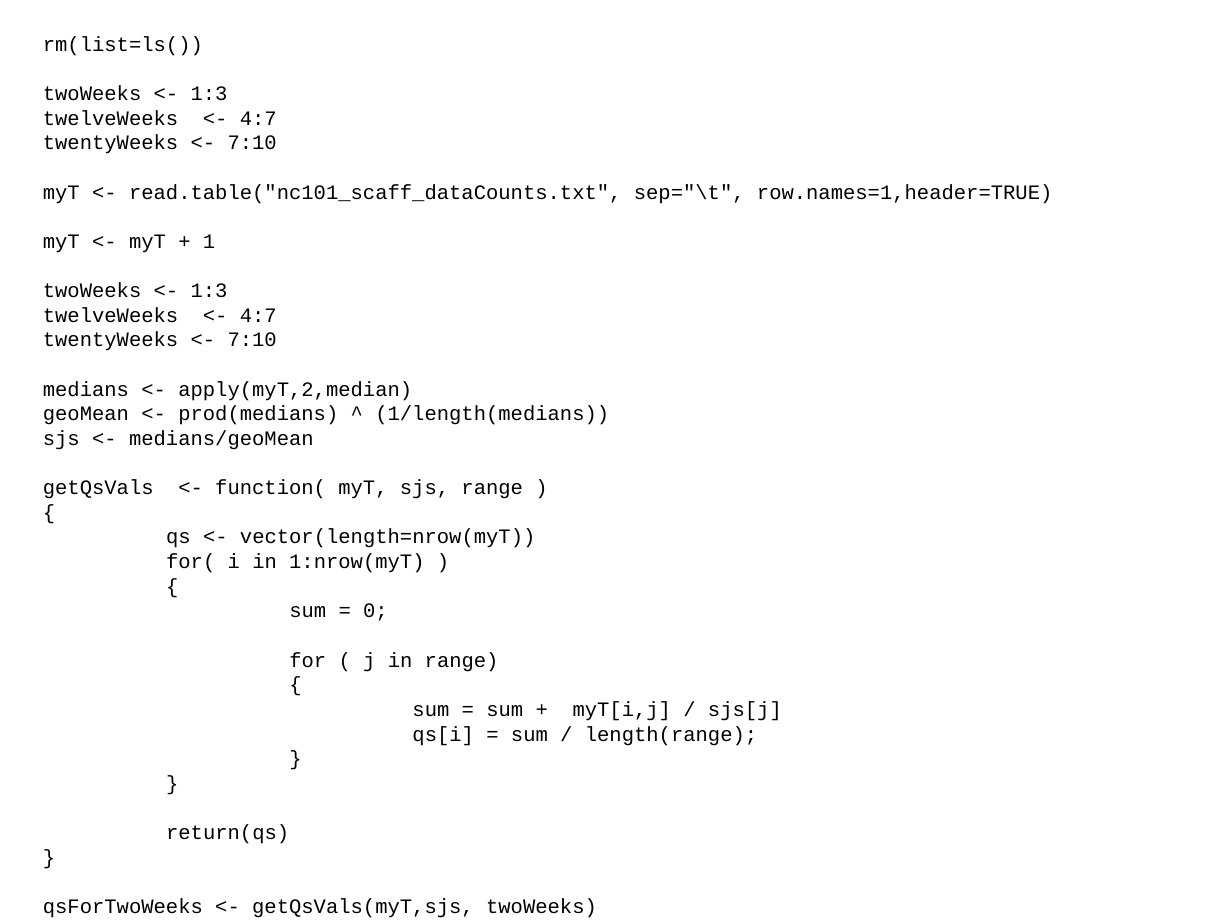
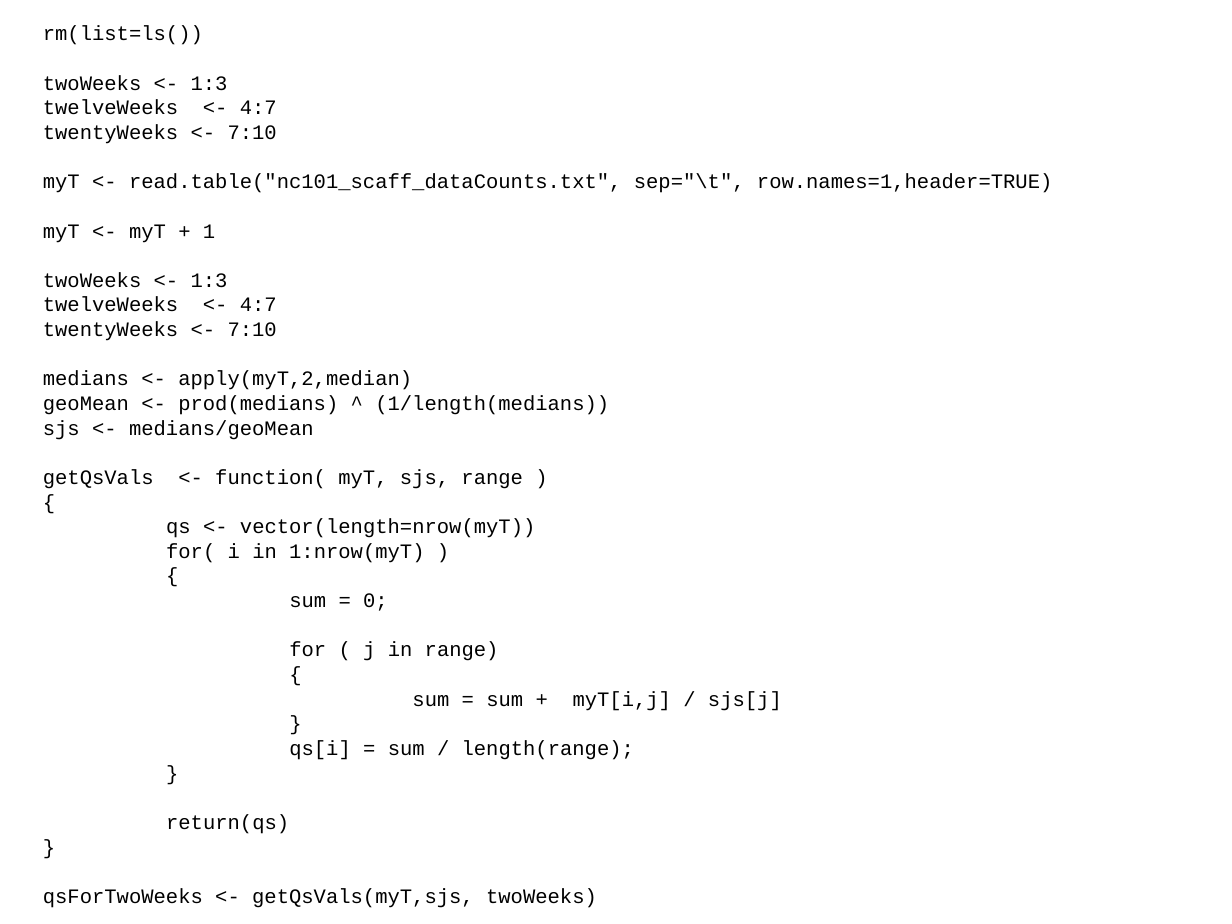
Before and after one commit to afodor/afodor.github.io, a slide deck: slide 23 of classes/stats2015/Lecture10.pptx. Drawn at 1232x924 pixels with LibreOffice and Linux fonts; fonts in the diff are those of the drawing. Boxes give left, top, right and bottom in pixels: in the first picture for what was removed or moved away, otherwise in the second. Text is boxed around its words. In the diff, an @@ line names an element or a change of style, - is before the commit and + after.

Commit message:
small fix to lecture..

```diff
--- a/classes/stats2015/Lecture10.pptx
+++ b/classes/stats2015/Lecture10.pptx
@@ text at (43, 26, 1052, 908): paragraph added @@
+}
@@ text at (43, 26, 1052, 908): paragraph removed @@
-}
@@ text "rm(list=ls())": place and size @@
-text "rm(list=ls())" at (43, 36, 1052, 918)
+text "rm(list=ls())" at (43, 26, 1052, 908)
```
